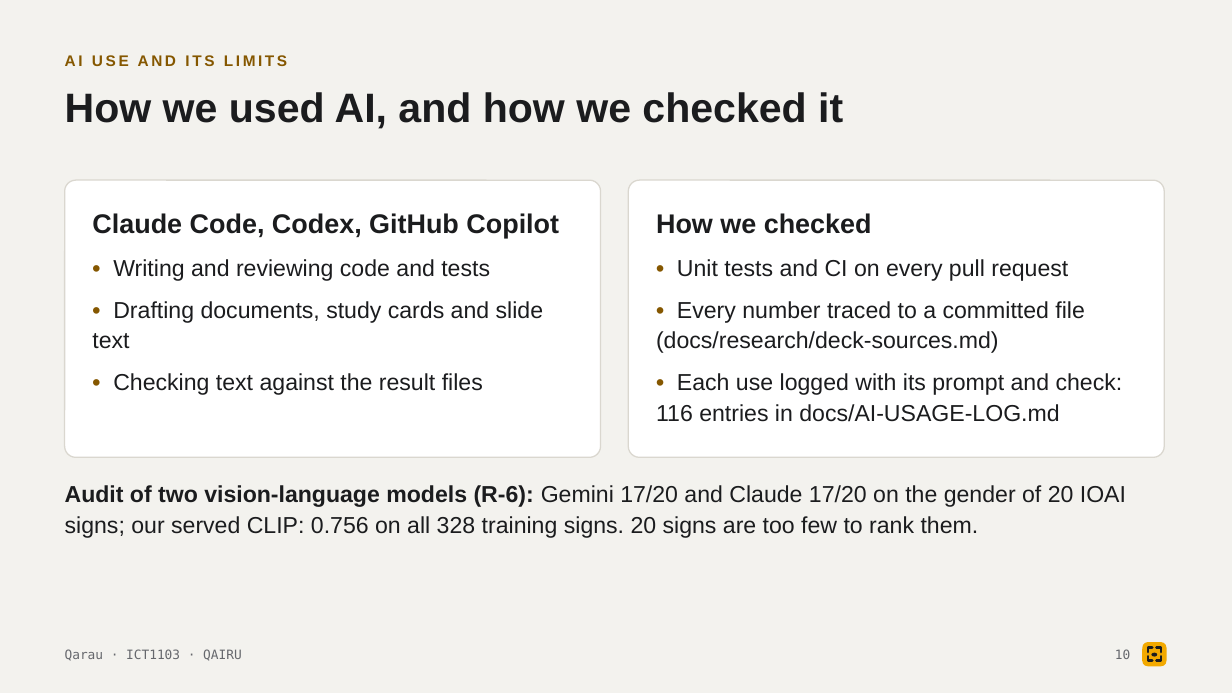
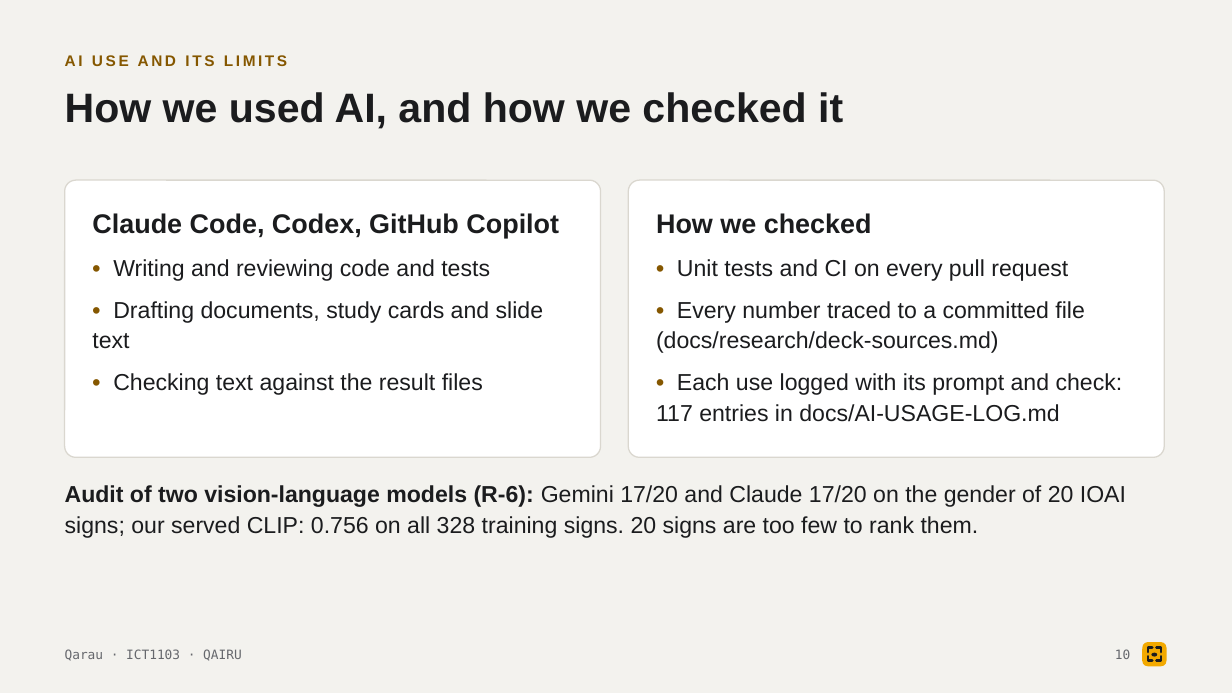
Before and after one commit to tairqaldy/jolscan-ict-final-1st-trimester, a slide deck: slide 10 of docs/deck/qarau-defense-deck.pptx. Drawn at 1232x693 pixels with LibreOffice and Linux fonts; fonts in the diff are those of the drawing. Boxes give left, top, right and bottom in pixels: in the first picture for what was removed or moved away, otherwise in the second. Text is boxed around its words. In the diff, an @@ line names an element or a change of style, - is before the commit and + after.

Commit message:
Deck: rebuild for 117 AI-log entries (#484)
Amina's R-47 entry (#483) raised the count; slides 10 and B8 and the
PRESENTATION.md script copy now say 117. No other number changed.

```diff
--- a/docs/deck/qarau-defense-deck.pptx
+++ b/docs/deck/qarau-defense-deck.pptx
@@ text at bbox=[656, 373, 1123, 422]: text changed @@
-• Each use logged with its prompt and check: 116 entries in docs/AI-USAGE-LOG.md
+• Each use logged with its prompt and check: 117 entries in docs/AI-USAGE-LOG.md
```
Also in this commit, not shown: 1 other slide changed, 3 other files.
